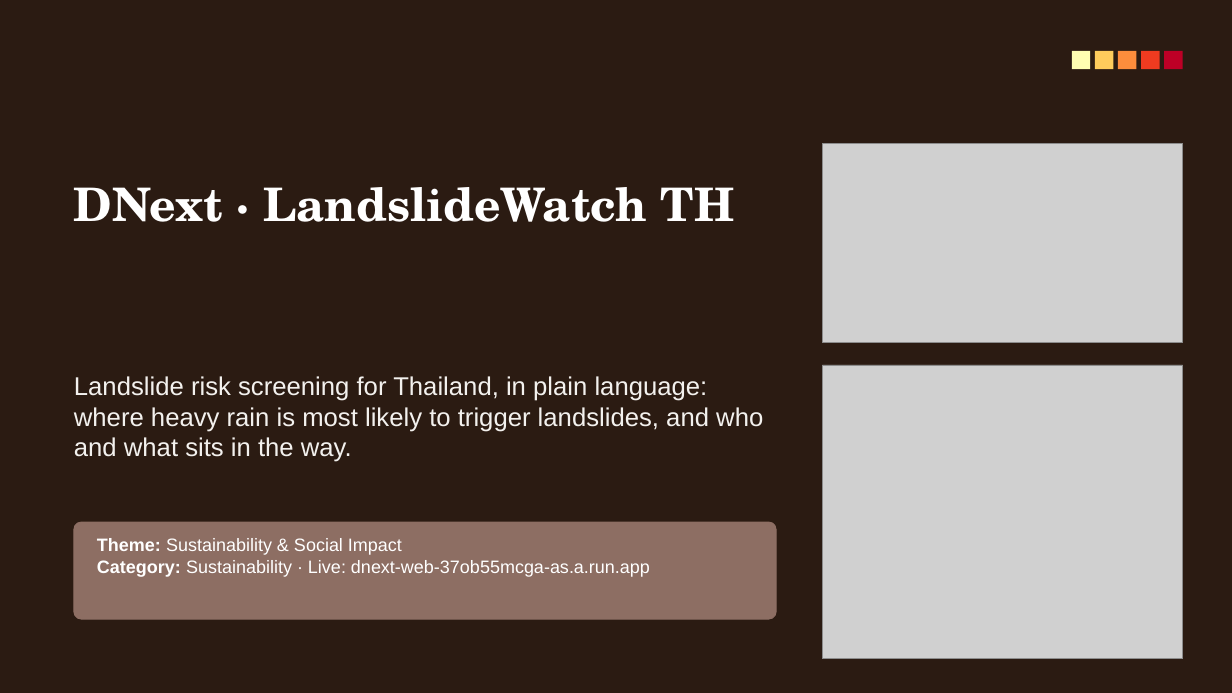
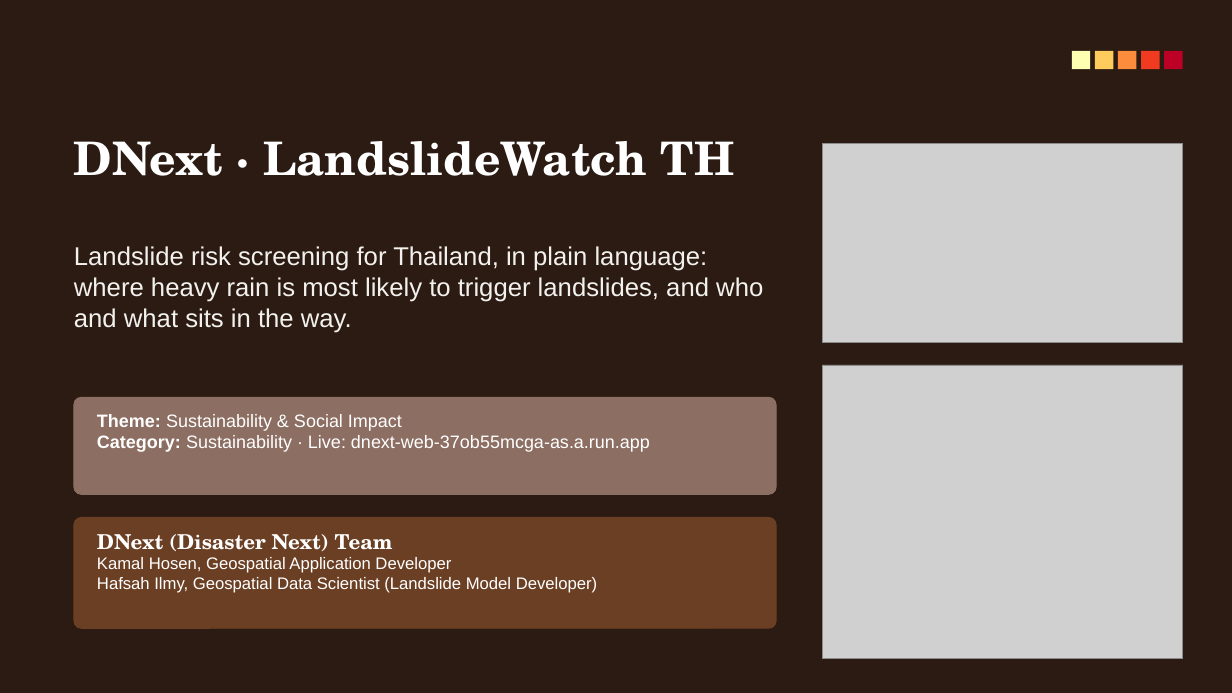
Before and after one commit to Kamalh27/dnext, a slide deck: slide 1 of docs/submission/DNext_proposal.pptx. Drawn at 1232x693 pixels with LibreOffice and Linux fonts; fonts in the diff are those of the drawing; grey boxes stand for pictures. Boxes give left, top, right and bottom in pixels: in the first picture for what was removed or moved away, otherwise in the second. Text is boxed around its words. In the diff, an @@ line names an element or a change of style, - is before the commit and + after.

Commit message:
Team page, and the team on the proposal deck and the submission text

```diff
--- a/docs/submission/DNext_proposal.pptx
+++ b/docs/submission/DNext_proposal.pptx
@@ title "DNext · LandslideWatch TH": place and size @@
-title "DNext · LandslideWatch TH" at [74,187,735,222]
+title "DNext · LandslideWatch TH" at [74,141,735,176]
@@ text "Landslide risk screening for Thailand, ...": place and size @@
-text "Landslide risk screening for Thailand, ..." at [74,376,763,462]
+text "Landslide risk screening for Thailand, ..." at [74,246,763,333]
@@ rounded rectangle added at [74,397,776,494], fill #8D6E63, outline #8D6E63 0.75 pt @@
@@ text "Theme: Sustainability & Social Impact": place and size @@
-text "Theme: Sustainability & Social Impact" at [97,538,650,577]
+text "Theme: Sustainability & Social Impact" at [97,414,650,452]
@@ rounded rectangle: place and size @@
-rounded rectangle at [74,522,776,619]
+rounded rectangle at [74,518,776,628]
@@ rounded rectangle at [74,518,776,628]: fill #8D6E63 to #6B3F24; outline #8D6E63 0.75 pt to #6B3F24 0.75 pt; proportions changed @@
@@ text added at [97,534,597,593], 13 pt, text #FFFFFF @@
+DNext (Disaster Next) Team
+Kamal Hosen, Geospatial Application Developer
+Hafsah Ilmy, Geospatial Data Scientist (Landslide Model Developer)
```
Also in this commit, not shown: 1 other slide changed, 5 other files.
